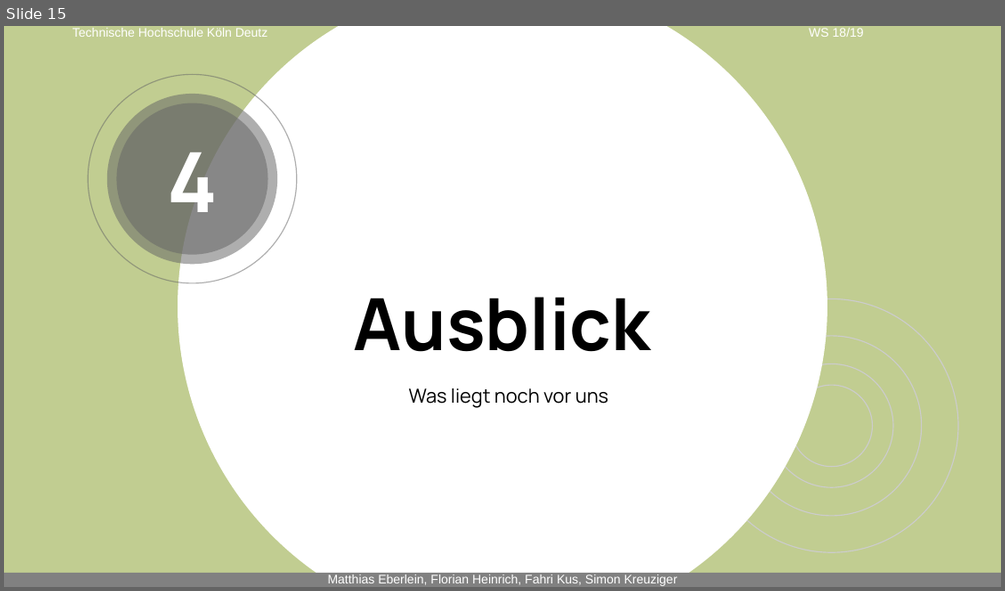
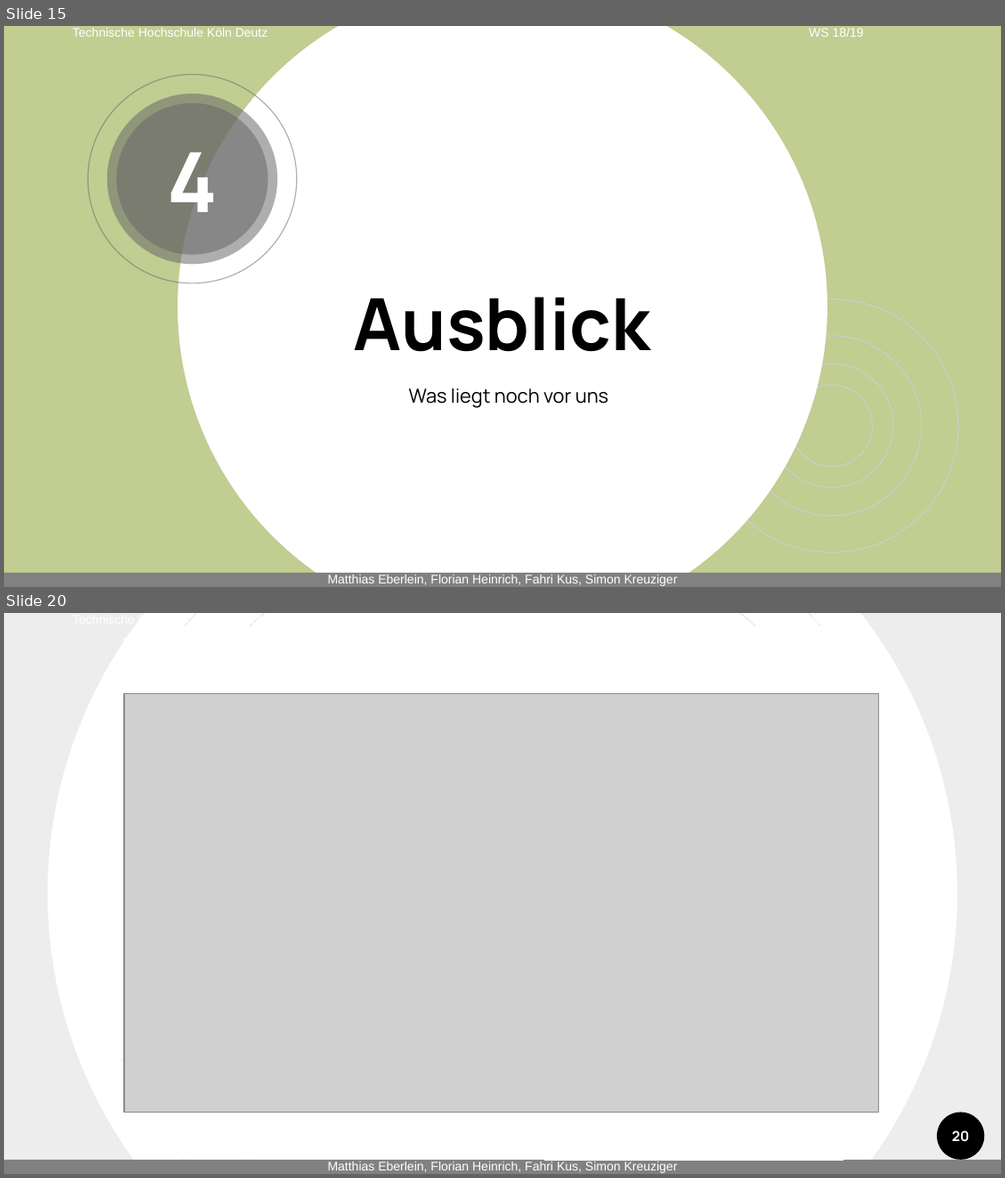
Before and after one commit to matthias-eb/SYP_team02, a slide deck: docs/Praesentation_Prototyp/Prototyp_Präsentation.pptx. Shown one above the other, each under a label of ours: slide 15 before the commit, slides 15 and 20 after it; the slides between them are not shown. The pictures are 1005x591 and 1005x1178 pixels, drawn with LibreOffice and Linux fonts; fonts in the diff are those of the drawing; grey boxes stand for pictures; background and template pictures are left out. Boxes give left, top, right and bottom in pixels: in the first picture for what was removed or moved away, otherwise in the second. Text is boxed around its words. In the diff, an @@ line names an element or a change of style, - is before the commit and + after.

```diff
--- a/docs/Praesentation_Prototyp/Prototyp_Präsentation.pptx
+++ b/docs/Praesentation_Prototyp/Prototyp_Präsentation.pptx
@@ slide 20 added at (4,613,1001,1174), background #FFFFFF; not listed: 5 template elements that a slide beside it also shows @@
@@ donut added at (4,613,1001,1174), fill #000000 at 7% opacity @@
@@ ellipse added at (88,613,918,1174), outline #E8E8E8 0.75 pt @@
@@ ellipse added at (135,613,870,1174), outline #E8E8E8 0.75 pt @@
@@ rectangle added at (153,628,451,740), fill #FFFFFF, outline #FFFFFF 2 pt @@
@@ ellipse added at (167,632,840,1125), fill #FFFFFF, outline #FFFFFF 2 pt @@
@@ rectangle added at (542,628,840,740), fill #FFFFFF, outline #FFFFFF 2 pt @@
@@ rectangle added at (125,640,871,1133), fill #FFFFFF, outline #FFFFFF 2 pt @@
@@ ellipse added at (251,641,753,1144), outline #E8E8E8 0.75 pt @@
@@ rectangle added at (107,684,898,774), fill #FFFFFF, outline #FFFFFF 2 pt @@
@@ picture added at (123,694,878,1111) @@
@@ rectangle added at (809,745,922,1043), fill #FFFFFF, outline #FFFFFF 2 pt @@
@@ rectangle added at (86,760,198,1058), fill #FFFFFF, outline #FFFFFF 2 pt @@
@@ rectangle added at (785,789,898,1087), fill #FFFFFF, outline #FFFFFF 2 pt @@
@@ rectangle added at (137,1044,435,1156), fill #FFFFFF, outline #FFFFFF 2 pt @@
@@ rectangle added at (370,1043,668,1155), fill #FFFFFF, outline #FFFFFF 2 pt @@
@@ rectangle added at (544,1046,842,1159), fill #FFFFFF, outline #FFFFFF 2 pt @@
@@ ellipse added at (937,1111,985,1159), fill #000000 @@
@@ page number added at (952,1130,969,1142), 10 pt, text #FFFFFF, bold @@
+20
```
Also in this commit, not shown: 3 slides changed, 4 other slides added, 1 slide removed, 7 other files.
